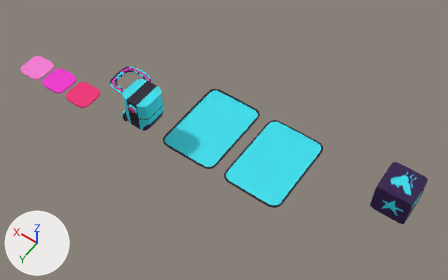
One commit to the Blender file CG2024/CG2024/Assets/Prefbs/Card/card.blend: the scene before it, then after it.
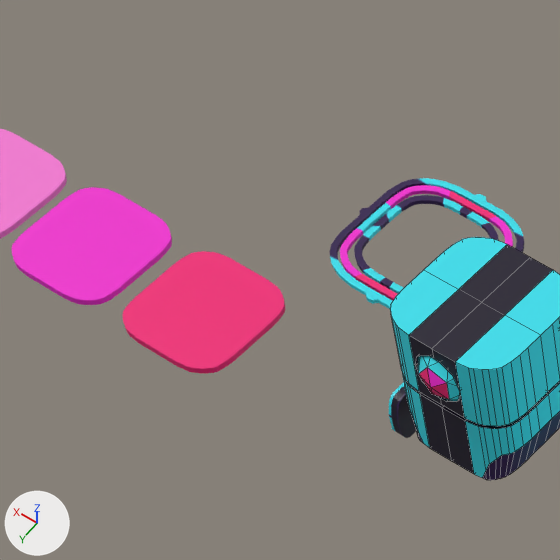
Each version is shown whole from a 50 mm camera at (-9.97, 18.99, 29.21) aimed at (3.02, 0.81, 0.64), then close up on the part from 9% to 35% of the width and 10% to 53% of the height. Every picture has the same lights, and +X, +Y and +Z are marked at lower left. The close-ups show mesh edges as thin lines.

In view in the first close-up: 'Cursor_a', 'Cursor_b', 'Cursor_b.001', 'Icosphere', 'ROBOT', 'ROBOT.001', 'plane_a', 'plane_a.001', 'plane_a.002', 'wheel'.
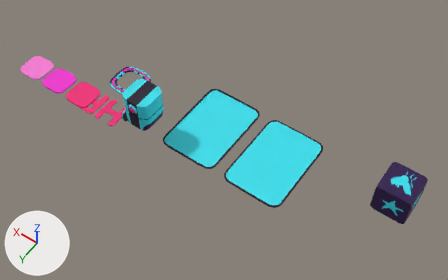
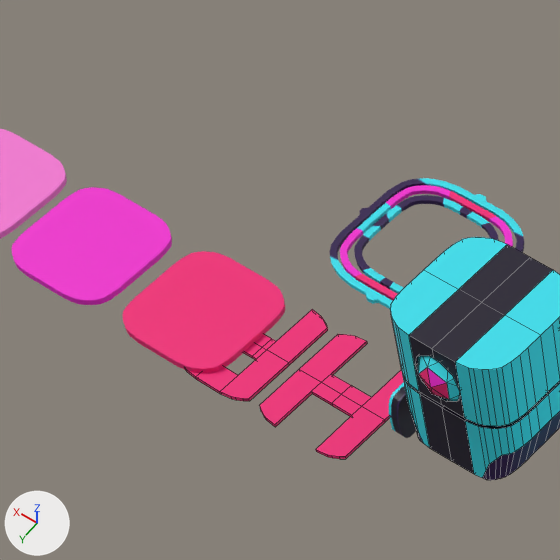
What differs and where, as boxes [x1, y1, x2, y2] in the close-ups (560 x 560 px):
'HP1', added (pink)
    after: [260, 334, 404, 459]
'HP', added (pink)
    after: [187, 310, 328, 401]

Diff of the bpy script that builds the scene:
```diff
--- a/CG2024/CG2024/Assets/Prefbs/Card/card.blend.py
+++ b/CG2024/CG2024/Assets/Prefbs/Card/card.blend.py
@@ me_cube_014 @@
+me_cube_014.from_pydata(...)  # 56 vertices, 43 faces; spans x -0.75..0.48, y -0.9..0.9, z 0.01..0.06
+me_cube_014.materials.append(mat_material)  # picture img_fasfsafa_png
@@ me_cube_013 @@
+me_cube_013.from_pydata(...)  # 20 vertices, 11 faces; spans x 0.0..0.751, y 0.0..0.896, z -0.045..0.005
+me_cube_013.materials.append(mat_material)  # picture img_fasfsafa_png
@@ ob_hp @@
+ob_hp = bpy.data.objects.new('HP', me_cube_014)
+ob_hp.location = (11.92, 2.6, -0.14)
@@ ob_hp1 @@
+ob_hp1 = bpy.data.objects.new('HP1', me_cube_013)
+ob_hp1.location = (10.24, 2.6, -0.1)
+_m = ob_hp1.modifiers.new('Mirror', 'MIRROR')
+_m.use_axis = (True, True, False)
+_m.use_clip = True
```
